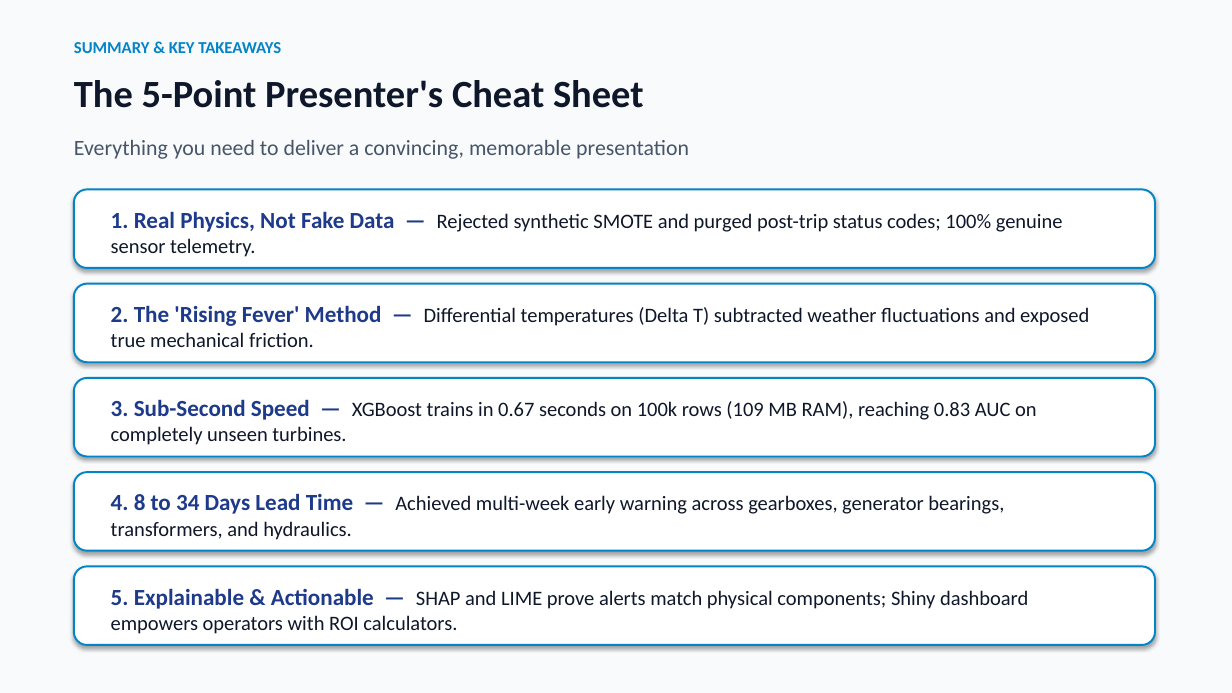
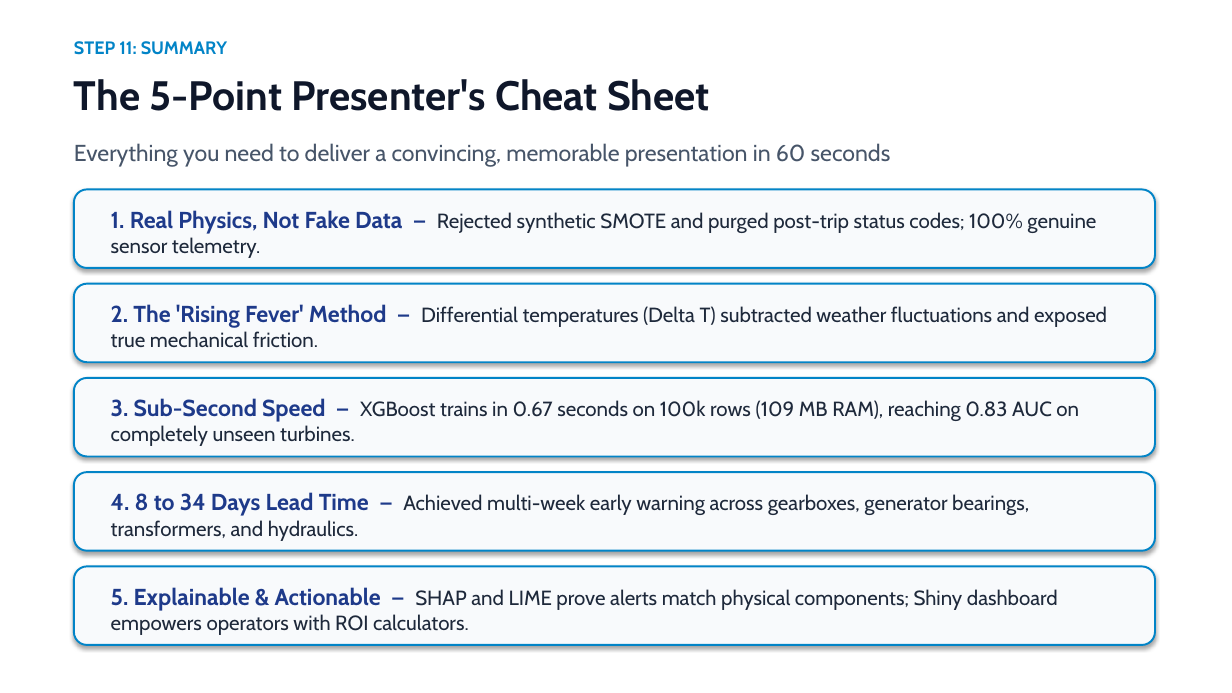
Before and after one commit to RohithBheemini/IDS-Windmill-Project, a slide deck: slide 12 of presentation_wind_turbine_ids.pptx (slide 13 before the commit). Drawn at 1232x693 pixels with LibreOffice and Linux fonts; fonts in the diff are those of the drawing. Boxes give left, top, right and bottom in pixels: in the first picture for what was removed or moved away, otherwise in the second. Text is boxed around its words. In the diff, an @@ line names an element or a change of style, - is before the commit and + after.

Commit message:
Clean up repository, consolidate master runner (main.R), update technical documentation (Rmd/HTML), and refresh presentation with high-contrast bright theme

```diff
--- a/presentation_wind_turbine_ids.pptx
+++ b/presentation_wind_turbine_ids.pptx
@@ rectangle at [0, 0, 1232, 693]: fill #F8FAFC to #FFFFFF @@
@@ text at [74, 41, 227, 55]: text changed; size 13 to 14 pt; font Calibri to Cabin @@
-SUMMARY & KEY TAKEAWAYS
+STEP 11: SUMMARY
@@ text "The 5-Point Presenter's Cheat Sheet" at [74, 79, 710, 111]: size 30 to 32 pt, font Calibri to Cabin @@
@@ text at [74, 143, 891, 167]: text changed; size 17 to 18 pt; font Calibri to Cabin @@
-Everything you need to deliver a convincing, memorable presentation
+Everything you need to deliver a convincing, memorable presentation in 60 seconds
@@ text "1. Real Physics, Not Fake ..." at [111, 210, 1096, 258]: font Calibri to Cabin; text colour #0F172A to #1E293B in "Rejected synthetic SMOTE and purged post-trip status ..." @@
@@ text "2. The 'Rising Fever' Method ..." at [111, 304, 1107, 348]: font Calibri to Cabin; text colour #0F172A to #1E293B in "Differential temperatures (Delta T) subtracted weather fluct ..." @@
@@ text "3. Sub-Second Speed — XGBoost ..." at [111, 398, 1079, 446]: font Calibri to Cabin; text colour #0F172A to #1E293B in "XGBoost trains in 0.67 seconds on 100k ..." @@
@@ text "4. 8 to 34 Days ..." at [111, 492, 1029, 541]: font Calibri to Cabin; text colour #0F172A to #1E293B in "Achieved multi-week early warning across gearboxes, generato ..." @@
@@ fill #FFFFFF to #F8FAFC in 5 elements at [74, 189, 1155, 268], [74, 284, 1155, 362], [74, 378, 1155, 457], [74, 472, 1155, 551], [74, 567, 1155, 645] @@
@@ text "5. Explainable & Actionable — ..." at [111, 587, 1058, 635]: font Calibri to Cabin; text colour #0F172A to #1E293B in "SHAP and LIME prove alerts match physical ..." @@
```
Also in this commit, not shown: 5 other slides changed, 6 slides added, 7 slides removed, 17 other files.
